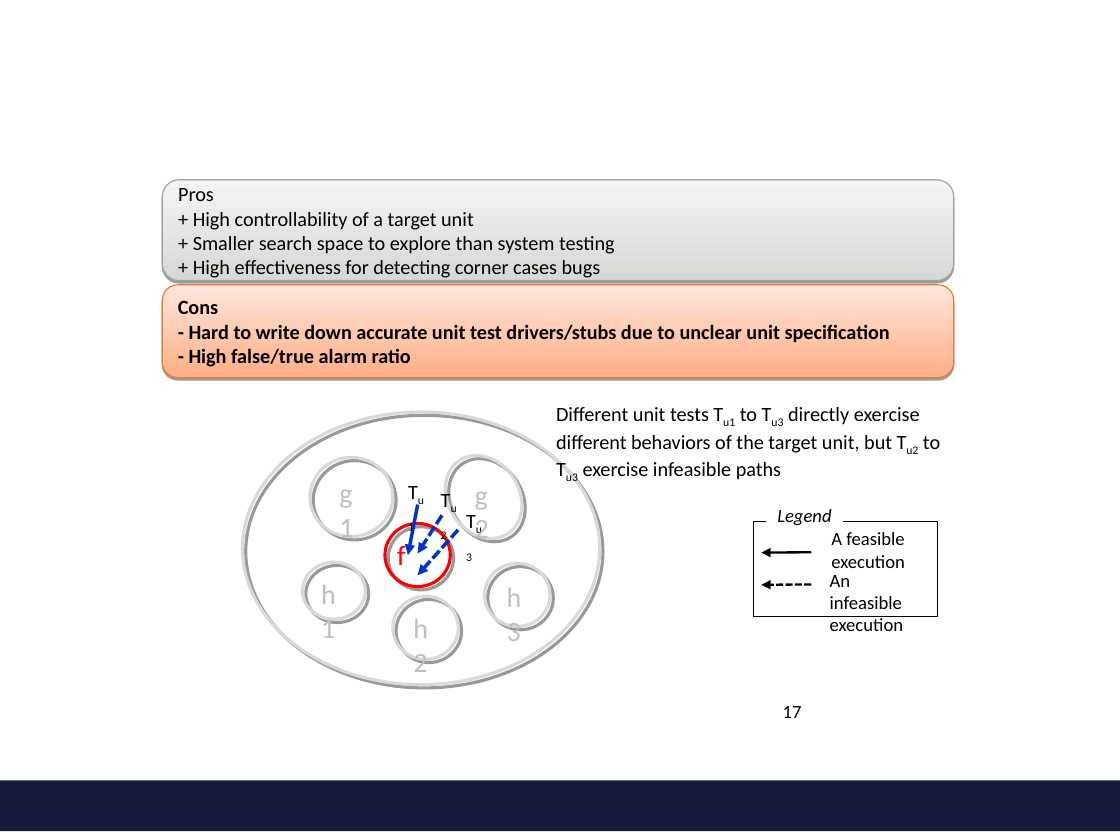
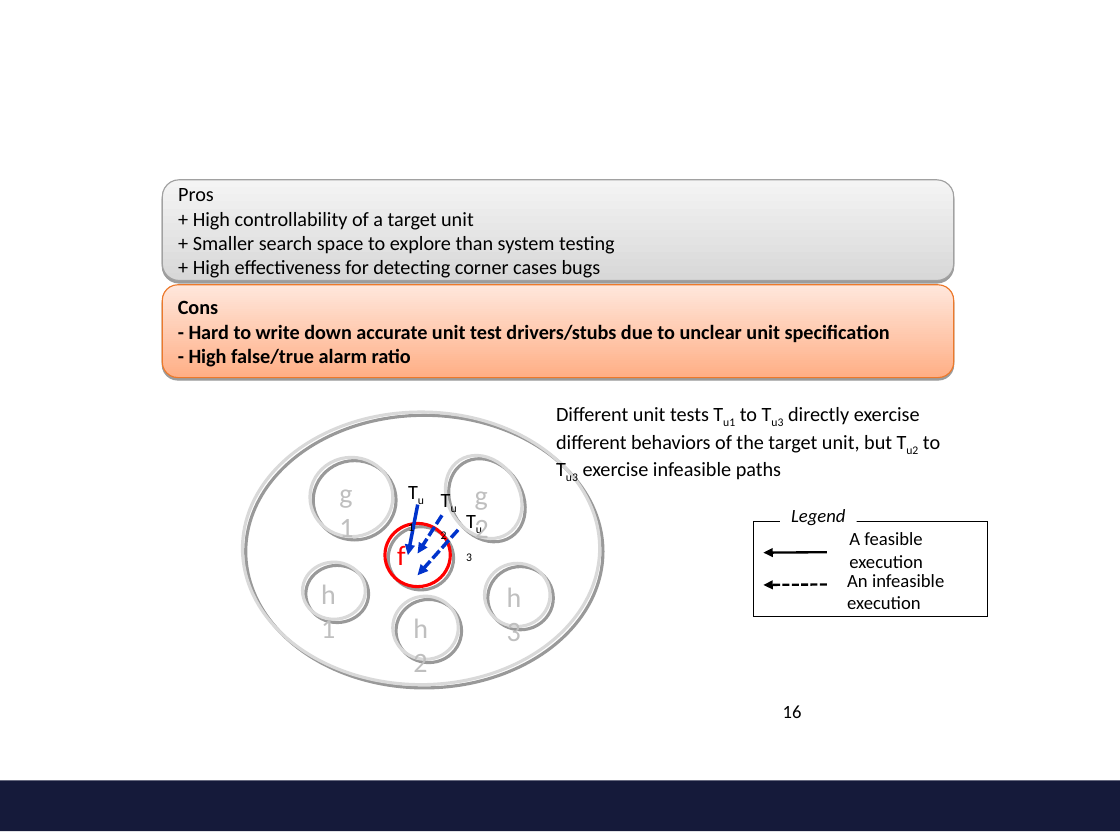
Before and after one commit to swtv-kaist/cs350-fall25, a slide deck: slide 16 of slides/lec21-ch11-testing-OOSE.ppt (slide 17 before the commit). Drawn at 1120x840 pixels with LibreOffice and Linux fonts; fonts in the diff are those of the drawing; background and template pictures are left out. Boxes give left, top, right and bottom in pixels: in the first picture for what was removed or moved away, otherwise in the second. Text is boxed around its words. In the diff, an @@ line names an element or a change of style, - is before the commit and + after.

```diff
--- a/slides/lec21-ch11-testing-OOSE.ppt
+++ b/slides/lec21-ch11-testing-OOSE.ppt
@@ text "Legend": place and size @@
-text "Legend" at <box>777,509,831,525</box>
+text "Legend" at <box>791,509,845,525</box>
@@ rectangle: place and size @@
-rectangle at <box>754,522,937,617</box>
+rectangle at <box>754,522,988,617</box>
@@ text "A feasible execution": place and size @@
-text "A feasible execution" at <box>831,532,904,568</box>
+text "A feasible execution" at <box>849,532,922,568</box>
@@ arrow moved from (811, 552) - (762, 552) to (827, 552) - (764, 552) @@
@@ text "An infeasible execution" rewrapped from <box>830,575,903,631</box> to <box>847,574,944,609</box> @@
@@ arrow moved from (811, 585) - (762, 585) to (827, 585) - (764, 585) @@
@@ page number at <box>783,705,802,718</box>: text changed @@
-17
+16
```
Also in this commit, not shown: 9 other slides changed, 1 slide removed, 1 other file.
